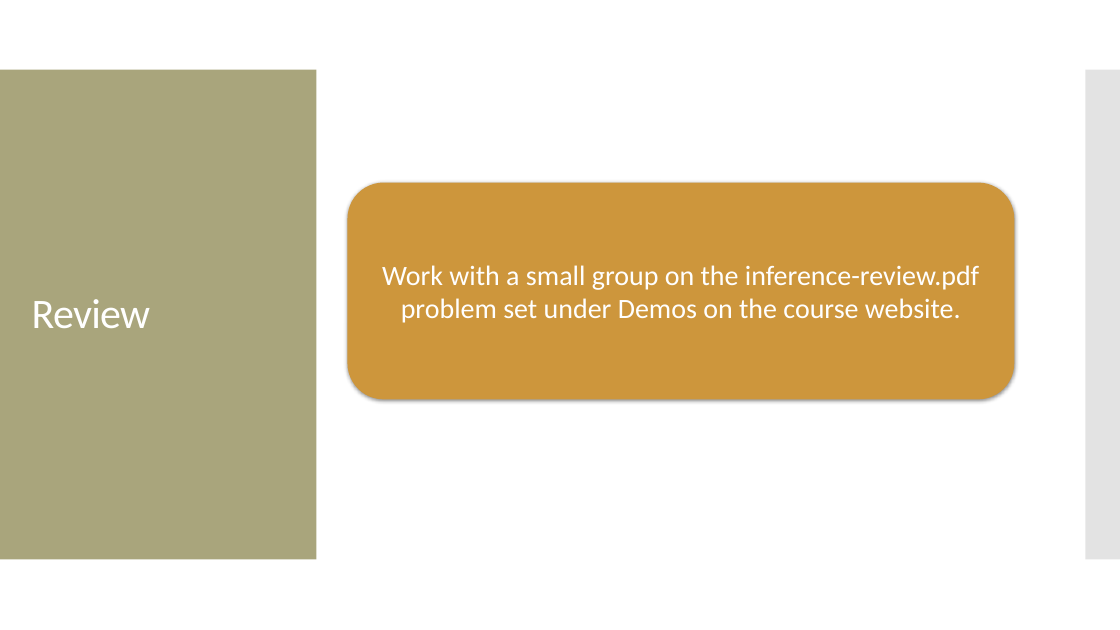
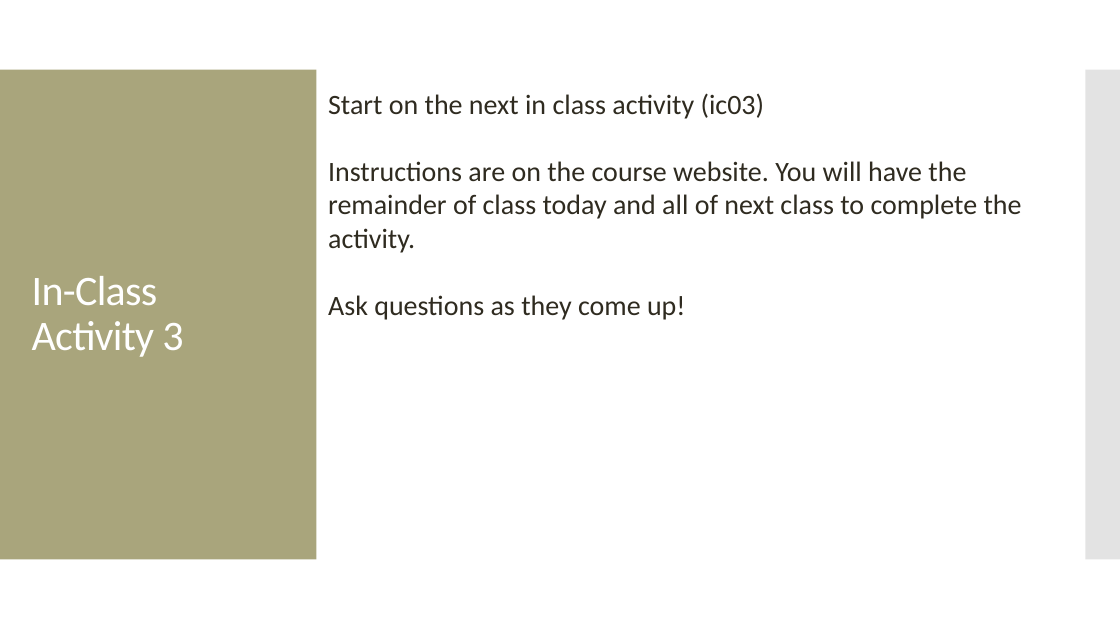
Before and after one commit to amosca01/MATH108-S24, a slide deck: slide 24 of slides/14-numerical-inference-pt2.pptx. Drawn at 1120x630 pixels with LibreOffice and Linux fonts; fonts in the diff are those of the drawing. Boxes give left, top, right and bottom in pixels: in the first picture for what was removed or moved away, otherwise in the second. Text is boxed around its words. In the diff, an @@ line names an element or a change of style, - is before the commit and + after.

Commit message:
class

```diff
--- a/slides/14-numerical-inference-pt2.pptx
+++ b/slides/14-numerical-inference-pt2.pptx
@@ text added at [328,93,1022,320], 24 pt, text #2F2B20 @@
+Start on the next in class activity (ic03)
+Instructions are on the course website. You will have the remainder of class today and all of next class to complete the activity.
+Ask questions as they come up!
@@ rounded rectangle removed at [348,182,1015,399] @@
-Work with a small group on the inference-review.pdf problem set under Demos on the course website.
@@ title at [32,276,183,357]: text changed @@
-Review
+In-Class Activity 3
```
Also in this commit, not shown: 2 other slides changed, 11 other files.
